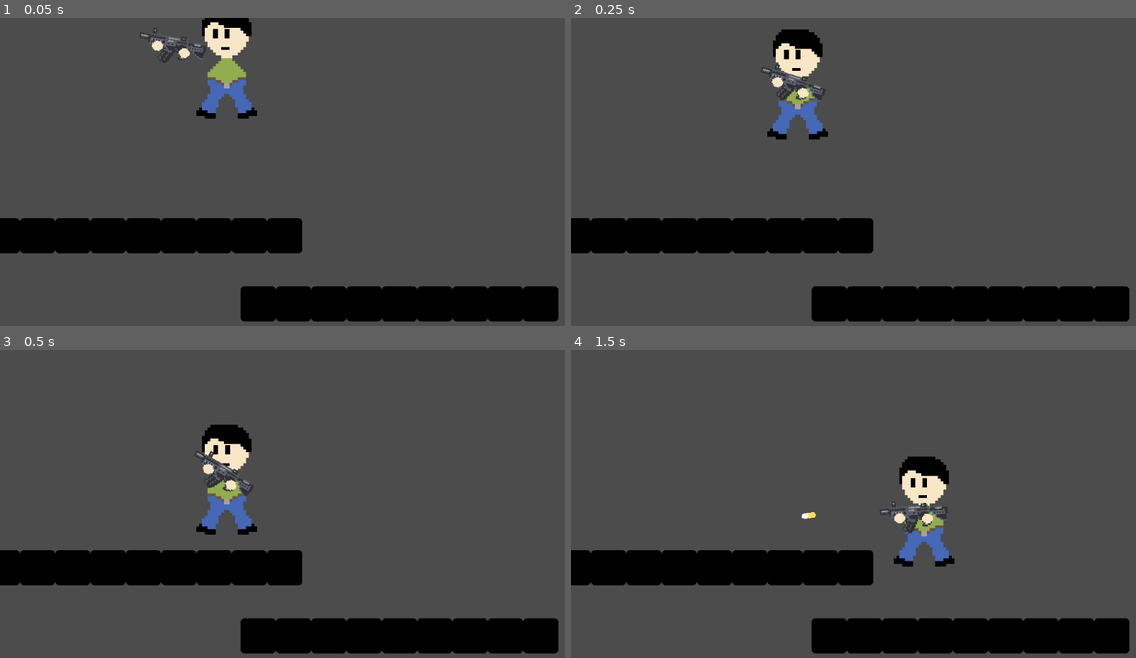
Above: before the commit, frames 1-4 (two rows, left to right).
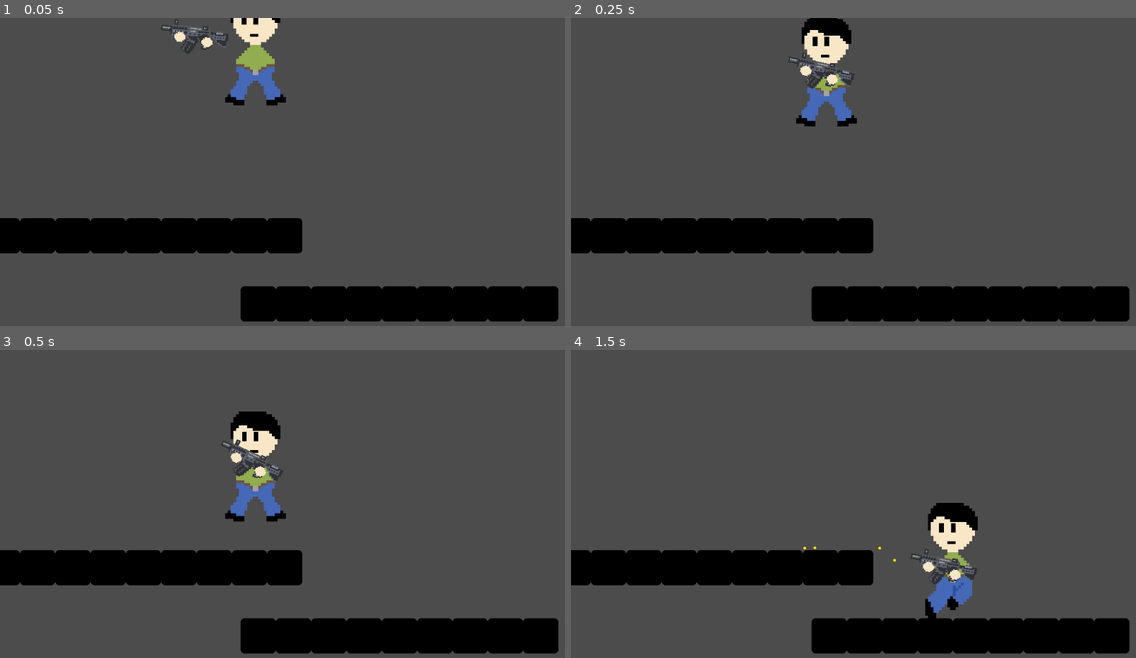
Above: after the commit, the same moments.

Repository: megarubber/green
Game: Godot game, scene res://levels/TestLevel.tscn
Two runs of this game, one before a commit and one after it. Both use one fixed random seed, a clock stepped at 60 frames per second and the inputs below. Before the commit the project has no main scene; this scene is started directly in both runs. The engine's default icon, where the game draws it, is replaced by a stand-in: a white triangle on a blue panel in a dark square.
Inputs (mouse positions are in pixels of both pictures, inside the frame that each line leads up to):
- Up to frame 1 (0.05 s): no input
- Up to frame 2 (0.25 s): no input
- Up to frame 3 (0.5 s): no input
- Up to frame 4 (1.5 s): move the mouse to (977, 497) at 0.52 s; press the mouse at (977, 497) at 0.53 s; hold Right (ui_right) from 0.53 s (still down); tap Up (ui_up) at 0.77 s; move the mouse to (740, 531) at 1.27 s; release the mouse at (740, 531) at 1.28 s; click (740, 531) at 1.35 s

The runs differ from the first frame. In frame 1, 3.7% of the frame differs, in the area x 24-51%, y 0-33%; in frame 2, 3.8%; in frame 3, 3.8%; in frame 4, 4.4%, in the area x 40-72%, y 34-88%.

Commit message:
style: drop bullet

Diff:
--- /dev/null
+++ b/guns/DropBullet.gd
@@ -0,0 +1,5 @@
+extends RigidBody2D
+
+func _ready():
+	set_as_toplevel(true)
+	z_index = -1
--- /dev/null
+++ b/guns/DropBullet.tscn
@@ -0,0 +1,18 @@
+[gd_scene load_steps=4 format=2]
+
+[ext_resource path="res://guns/drop_bullet.png" type="Texture" id=1]
+[ext_resource path="res://guns/DropBullet.gd" type="Script" id=2]
+
+[sub_resource type="RectangleShape2D" id=1]
+extents = Vector2( 4, 4 )
+
+[node name="DropBullet" type="RigidBody2D"]
+mass = 2.99
+gravity_scale = 16.86
+script = ExtResource( 2 )
+
+[node name="Sprite" type="Sprite" parent="."]
+texture = ExtResource( 1 )
+
+[node name="CollisionShape2D" type="CollisionShape2D" parent="."]
+shape = SubResource( 1 )
--- a/guns/Gun.gd
+++ b/guns/Gun.gd
@@ -10,20 +10,25 @@
 
 # Scene Referecing
 var bullet = preload("res://guns/Bullet.tscn")
+var d_bullet = preload("res://guns/DropBullet.tscn")
 
 # Nodes Referecing
 onready var muzzle = $Muzzle
+onready var drop = $Drop
 
 func _ready():
 	set_as_toplevel(true)
-
 
 func shotting() -> void: # Shotting with gun
 	global_position.x = lerp(global_position.x - recoil, get_parent().global_position.x, 0.7)
 	var bullet_instance = bullet.instance()
 	bullet_instance.rotation = rotation
 	bullet_instance.global_position = muzzle.global_position
+	var d_bullet_instance = d_bullet.instance()
+	d_bullet_instance.rotation = rotation
+	d_bullet_instance.global_position = drop.global_position
 	get_parent().add_child(bullet_instance)
+	get_parent().add_child(d_bullet_instance)
 	can_fire = false
 	yield(get_tree().create_timer(0.2), "timeout")
 	can_fire = true
--- a/levels/TestLevel.tscn
+++ b/levels/TestLevel.tscn
@@ -61,4 +61,4 @@
 position = Vector2( -44, 328 )
 
 [node name="Player" parent="." instance=ExtResource( 1 )]
-position = Vector2( -100, -8 )
+position = Vector2( -48, -32 )
--- a/player/Player.gd
+++ b/player/Player.gd
@@ -14,6 +14,9 @@
 onready var body_sprite = $BodySprite
 onready var head_sprite = $HeadSprite
 onready var animation = $AnimationPlayer
+
+func _ready():
+	z_index = -2
 
 func execute_animation() -> void: # Player's animation function
 	if is_on_floor():
--- a/player/Player.tscn
+++ b/player/Player.tscn
@@ -19,6 +19,9 @@
 [ext_resource path="res://player/Head.gd" type="Script" id=17]
 [ext_resource path="res://guns/gun1.png" type="Texture" id=18]
 [ext_resource path="res://guns/Gun.gd" type="Script" id=19]
+[ext_resource path="res://player/sprites/crouch_idle3.png" type="Texture" id=20]
+[ext_resource path="res://player/sprites/crouch_idle1.png" type="Texture" id=21]
+[ext_resource path="res://player/sprites/crouch_idle2.png" type="Texture" id=22]
 
 [sub_resource type="Animation" id=8]
 length = 0.001
@@ -54,7 +57,7 @@
 }
 
 [sub_resource type="RectangleShape2D" id=1]
-extents = Vector2( 35.5, 98.5 )
+extents = Vector2( 35.5, 98 )
 
 [sub_resource type="Animation" id=4]
 length = 0.001
@@ -206,6 +209,35 @@
 "values": [ ExtResource( 6 ), ExtResource( 5 ), ExtResource( 10 ), ExtResource( 9 ), ExtResource( 4 ), ExtResource( 7 ), ExtResource( 3 ), ExtResource( 8 ) ]
 }
 
+[sub_resource type="Animation" id=10]
+resource_name = "transition_crouch"
+length = 0.15
+step = 0.001
+tracks/0/type = "value"
+tracks/0/path = NodePath("HeadSprite:position")
+tracks/0/interp = 1
+tracks/0/loop_wrap = true
+tracks/0/imported = false
+tracks/0/enabled = true
+tracks/0/keys = {
+"times": PoolRealArray( 0, 0.049, 0.05, 0.099, 0.1 ),
+"transitions": PoolRealArray( 1, 1, 1, 1, 1 ),
+"update": 0,
+"values": [ Vector2( -1, -153 ), Vector2( -1, -153 ), Vector2( -1, -143 ), Vector2( -1, -143 ), Vector2( -1, -138 ) ]
+}
+tracks/1/type = "value"
+tracks/1/path = NodePath("BodySprite:texture")
+tracks/1/interp = 1
+tracks/1/loop_wrap = true
+tracks/1/imported = false
+tracks/1/enabled = true
+tracks/1/keys = {
+"times": PoolRealArray( 0, 0.05, 0.1 ),
+"transitions": PoolRealArray( 1, 1, 1 ),
+"update": 1,
+"values": [ ExtResource( 21 ), ExtResource( 22 ), ExtResource( 20 ) ]
+}
+
 [node name="Player" type="KinematicBody2D"]
 collision_mask = 2
 script = ExtResource( 2 )
@@ -235,7 +267,7 @@
 texture = ExtResource( 1 )
 
 [node name="CollisionShape2D" type="CollisionShape2D" parent="."]
-position = Vector2( -1, -101.5 )
+position = Vector2( -1, -101 )
 shape = SubResource( 1 )
 
 [node name="AnimationPlayer" type="AnimationPlayer" parent="."]
@@ -244,6 +276,7 @@
 anims/idle = SubResource( 3 )
 anims/jump = SubResource( 7 )
 anims/run = SubResource( 5 )
+anims/transition_crouch = SubResource( 10 )
 
 [node name="GunSprite" type="Sprite" parent="."]
 position = Vector2( 4, -88 )
@@ -254,3 +287,6 @@
 
 [node name="Muzzle" type="Position2D" parent="GunSprite"]
 position = Vector2( 22.4, -4.8 )
+
+[node name="Drop" type="Position2D" parent="GunSprite"]
+position = Vector2( -16, 9.53674e-07 )
--- a/project.godot
+++ b/project.godot
@@ -11,6 +11,7 @@
 [application]
 
 config/name="Green"
+run/main_scene="res://levels/TestLevel.tscn"
 config/icon="res://icon.png"
 
 [input]
Binary file added: guns/drop_bullet.png
Not shown, added: guns/drop_bullet.png.import
Not shown: 1 places in player/Player.tscn that only renumber resources
Binary file added: player/sprites/crouch_idle.png
Not shown, added: player/sprites/crouch_idle.png.import
Binary file added: player/sprites/crouch_idle1.png
Not shown, added: player/sprites/crouch_idle1.png.import
Binary file added: player/sprites/crouch_idle2.png
Not shown, added: player/sprites/crouch_idle2.png.import
Binary file added: player/sprites/crouch_idle3.png
Not shown, added: player/sprites/crouch_idle3.png.import
Binary file added: player/sprites/crouch_run.png
(and 1 more such lines)
